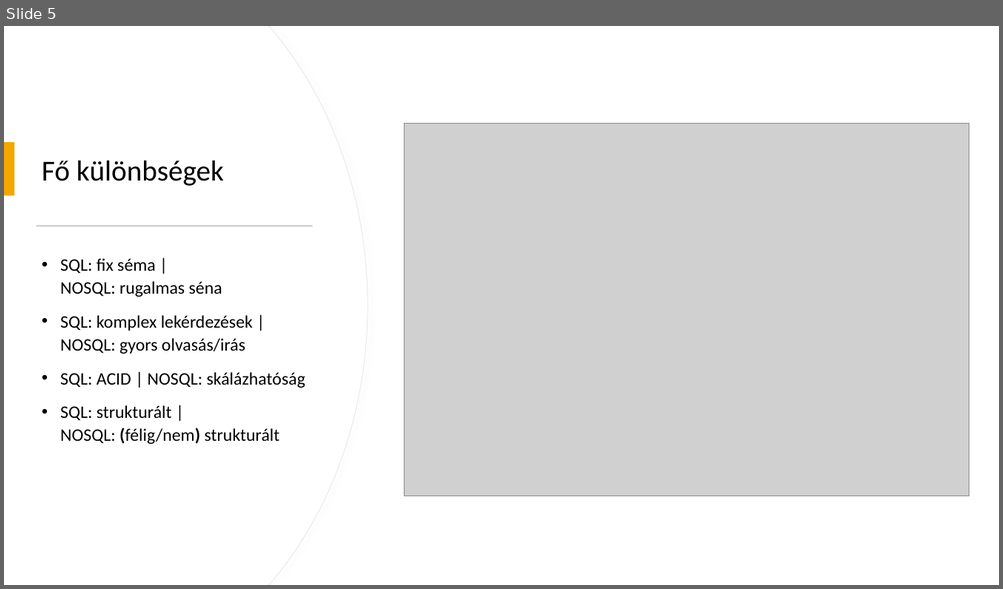
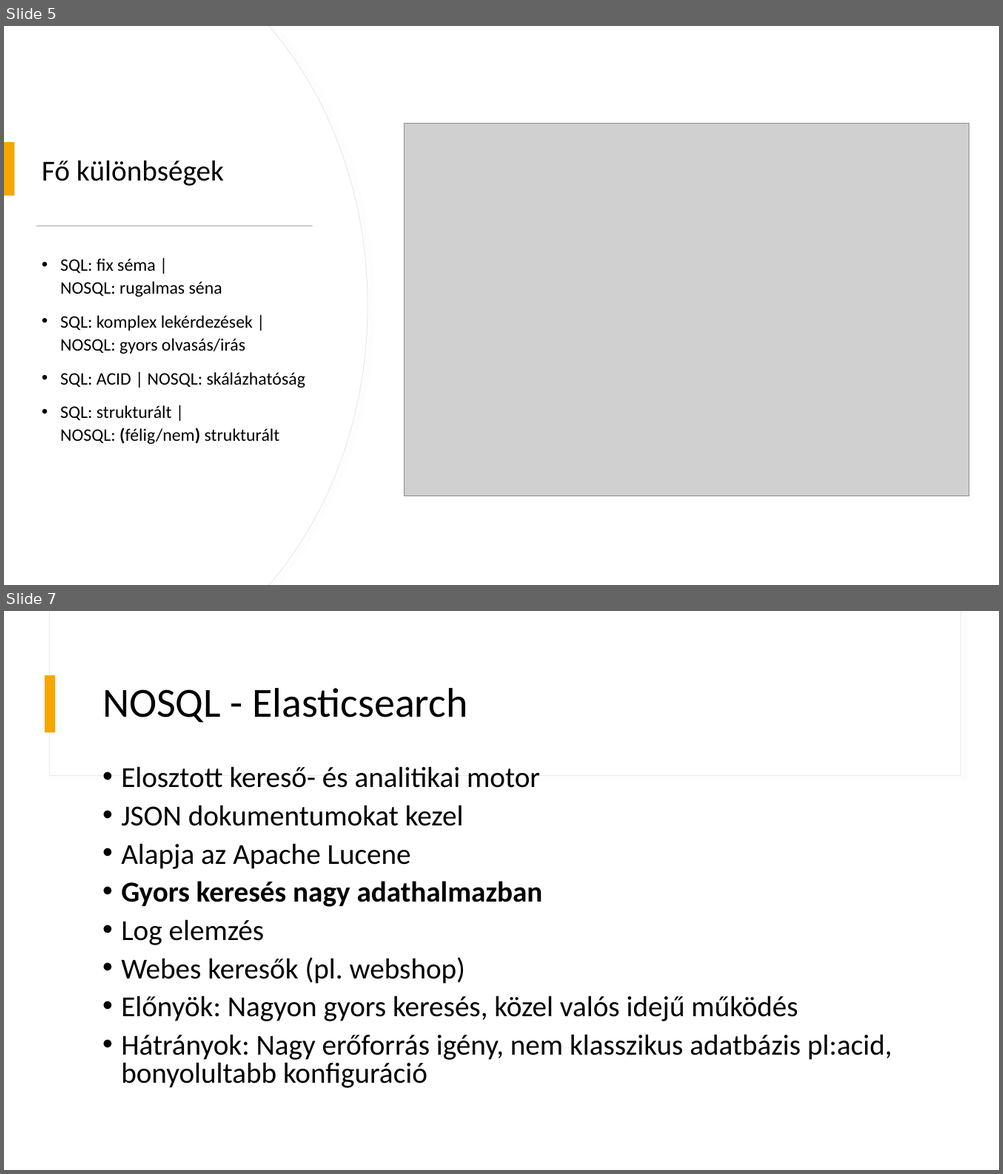
Before and after one commit to LukaPollo/NoSQL-Sql-ElasticSearch-IKT, a slide deck: presentation/IKT NoSql Sql Elastic Search.pptx. Shown one above the other, each under a label of ours: slide 5 before the commit, slides 5 and 7 after it; the slides between them are not shown. The pictures are 1003x589 and 1003x1174 pixels, drawn with LibreOffice and Linux fonts; fonts in the diff are those of the drawing; grey boxes stand for pictures. Boxes give left, top, right and bottom in pixels: in the first picture for what was removed or moved away, otherwise in the second. Text is boxed around its words. In the diff, an @@ line names an element or a change of style, - is before the commit and + after.

```diff
--- a/presentation/IKT NoSql Sql Elastic Search.pptx
+++ b/presentation/IKT NoSql Sql Elastic Search.pptx
@@ slide 7 added at [4, 611, 999, 1170], background #FFFFFF; not listed: 2 template elements that a slide beside it also shows @@
@@ rectangle added at [45, 675, 56, 732], fill #F5A700 @@
@@ title added at [102, 688, 467, 723], 40 pt, text #000000 @@
+NOSQL - Elasticsearch
@@ text added at [121, 766, 892, 1088], 28 pt, text #000000 @@
+• Elosztott kereső- és analitikai motor
+• JSON dokumentumokat kezel
+• Alapja az Apache Lucene
+• Gyors keresés nagy adathalmazban
+• Log elemzés
+• Webes keresők (pl. webshop)
+• Előnyök: Nagyon gyors keresés, közel valós idejű működés
+• Hátrányok: Nagy erőforrás igény, nem klasszikus adatbázis pl:acid, bonyolultabb konfiguráció
```
Also in this commit, not shown: 4 slides changed, 1 other slide added.
